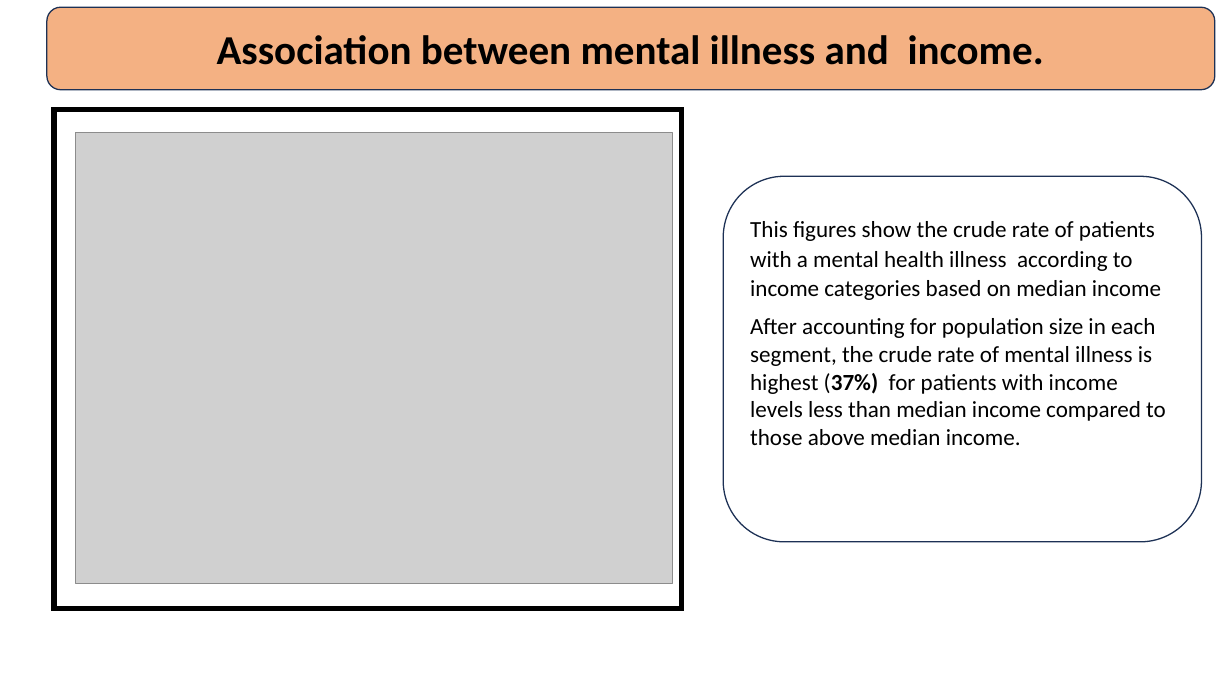
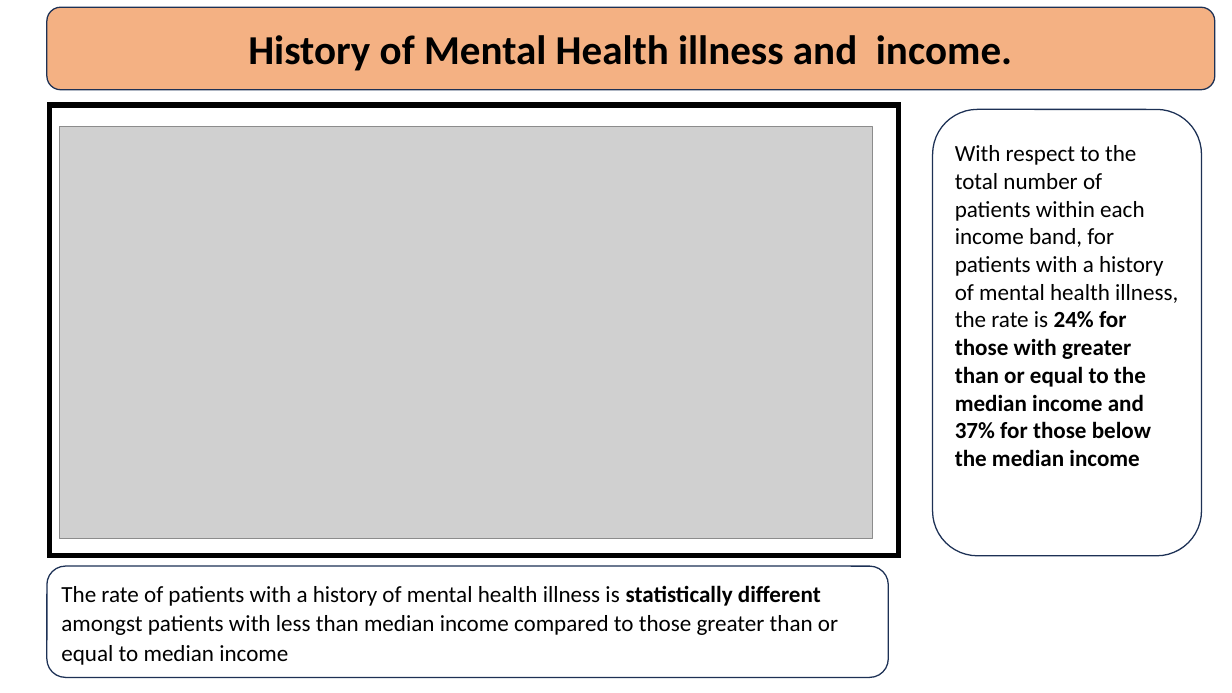
Before and after one commit to hnanji/PREDICTING-MH, a slide deck: slide 18 of reports/mental.health.pptx. Drawn at 1232x693 pixels with LibreOffice and Linux fonts; fonts in the diff are those of the drawing; grey boxes stand for pictures. Boxes give left, top, right and bottom in pixels: in the first picture for what was removed or moved away, otherwise in the second. Text is boxed around its words. In the diff, an @@ line names an element or a change of style, - is before the commit and + after.

```diff
--- a/reports/mental.health.pptx
+++ b/reports/mental.health.pptx
@@ text in rounded rectangle at [248, 35, 1012, 71]: text changed @@
-Association between mental illness and income.
+History of Mental Health illness and income.
@@ rectangle: place and size @@
-rectangle at [54, 109, 681, 609]
+rectangle at [49, 105, 898, 556]
@@ rounded rectangle "With respect to the total ...": place and size @@
-rounded rectangle "With respect to the total ..." at [724, 177, 1202, 543]
+rounded rectangle "With respect to the total ..." at [933, 109, 1202, 555]
@@ picture: place and size @@
-picture at [76, 132, 673, 583]
+picture at [60, 127, 873, 538]
@@ text in rounded rectangle at [955, 145, 1178, 466]: text changed @@
-This figures show the crude rate of patients with a mental health illness according to income categories based on median income
-After accounting for population size in each segment, the crude rate of mental illness is highest (37%) for patients with income levels less than median income compared to those above median income.
+With respect to the total number of patients within each income band, for patients with a history of mental health illness, the rate is 24% for those with greater than or equal to the median income and 37% for those below the median income
@@ rounded rectangle added at [47, 567, 889, 677], fill #FFFFFF, outline #1E3256 1 pt, 18 pt, text #000000 @@
+The rate of patients with a history of mental health illness is statistically different amongst patients with less than median income compared to those greater than or equal to median income%.
```
Also in this commit, not shown: 16 other slides changed, 4 slides added, 2 slides removed.
